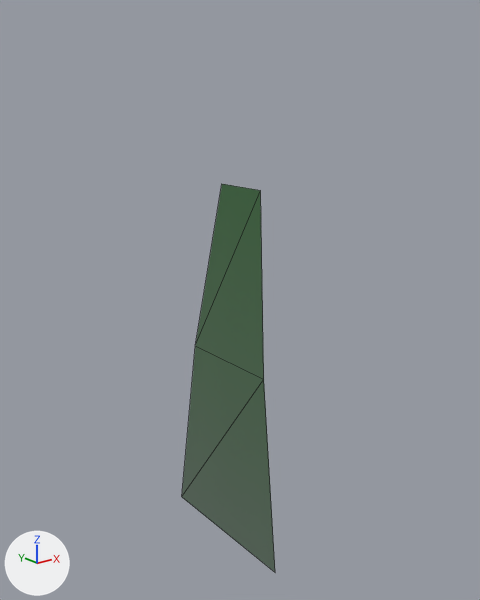
One commit to the glTF model models/vegetation/Blade_Lawn.glb: the scene before it, then after it.
Camera for both pictures: a camera (50 mm lens) standing at (-0.0671, -0.0887, 0.0823) and looking at (0.0051, 0.0015, 0.0462). Arrows for +X, +Y and +Z are at lower left; the lights stay in place. The older version comes first. Mesh edges are drawn as thin lines.

Objects in the first picture: 'Blade_Lawn'.
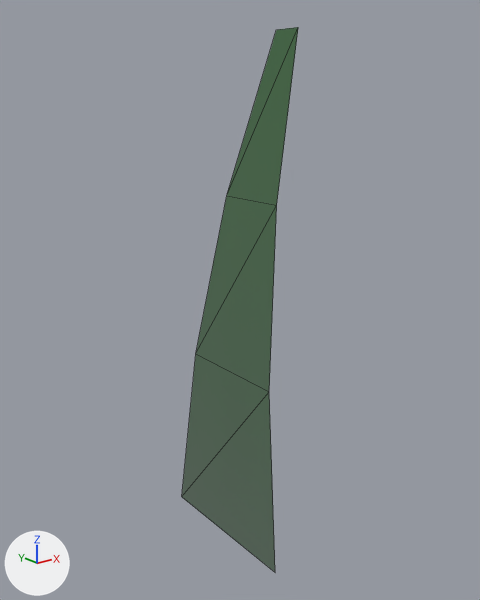
Pixel boxes [x1, y1, x2, y2] of what changed, in the pictures (480 x 600 px):
'Blade_Lawn', reshaped (24% wider, 40% taller): before [182, 184, 275, 572]; after [182, 27, 298, 572]
part 1 of me_blade_lawn, reshaped: before [196, 184, 260, 343]; after [196, 27, 298, 352]
part 2 of me_blade_lawn, recoloured: before [195, 190, 264, 379]; after [196, 206, 277, 391]

Diff of the bpy script that builds the scene:
```diff
--- a/models/vegetation/Blade_Lawn.glb.py
+++ b/models/vegetation/Blade_Lawn.glb.py
@@ me_blade_lawn @@
 # used by ob_blade_lawn; location = (0.0, 0.0, 0.0)
 # verts and faces of me_blade_lawn; kept vertices keep their numbers, new ones are numbered from 6
 # before: 2 (0.001, 0.0101, 0.0357) at pixel (195, 345), 3 (0.001, -0.0101, 0.0357) at pixel (263, 379), 4 (0.004, 0.0052, 0.0669) at pixel (221, 183), 5 (0.004, -0.0052, 0.0669) at pixel (260, 190)
-me_blade_lawn.from_pydata(...)  # 6 vertices, 4 faces; spans x 0.0..0.004, y -0.015..0.015, z 0.0..0.0669
+me_blade_lawn.from_pydata(...)  # 8 vertices, 6 faces; spans x 0.0..0.014, y -0.015..0.015, z 0.0..0.0924
+# me_blade_lawn part 1
+delete_vertices([4])  # with the faces that use them
+verts[2] = (0.0016, 0.0109, 0.0336)  # moved, pixel (195, 353)
+verts[3] = (0.0016, -0.0109, 0.0336)  # moved, pixel (269, 391)
+verts[5] = (0.0062, -0.0068, 0.0644)  # moved, pixel (276, 205)
+verts[6] = (0.0062, 0.0068, 0.0644)  # pixel (226, 195)
+verts[7] = (0.014, 0.0027, 0.0924)  # pixel (276, 29)
+verts[8] = (0.014, -0.0027, 0.0924)  # pixel (298, 27)
+faces += [(2, 5, 6), (5, 8, 6), (6, 8, 7)]
+# me_blade_lawn part 2: 1 kept faces spanning x 0.0016..0.0062, y -0.0109..0.0109, z 0.0336..0.0644 get new vertex colours; the middle colour goes from dark green #48694a to dark green #4f6c51
 me_blade_lawn.materials.append(mat_blade_lawn_mat)
```
